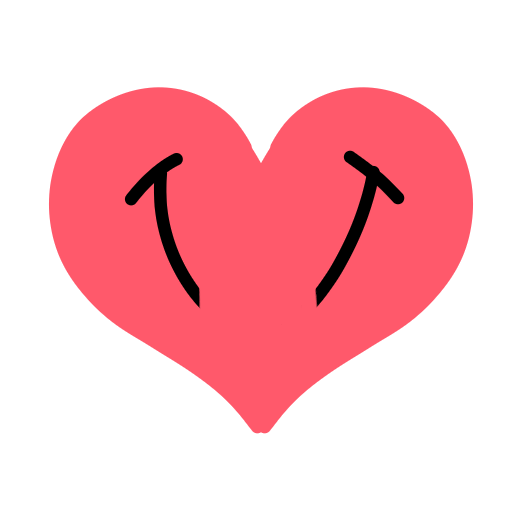
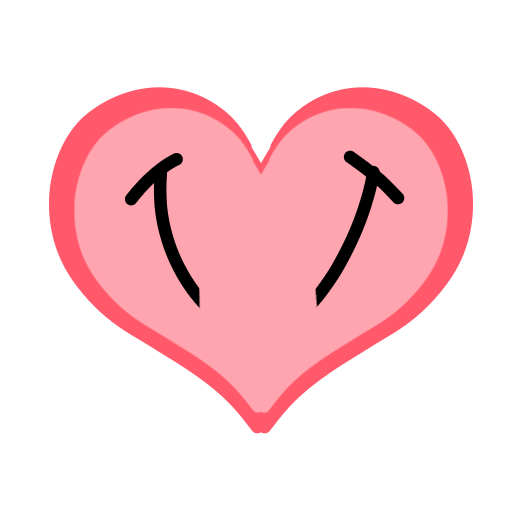
Layer changes from the first 512px x 512px image to the second:
painted on "Paint Layer 3" over [74, 128, 448, 413]
added layer "Copy of Paint Layer 1" above "Paint Layer 1" over [74, 108, 448, 413]